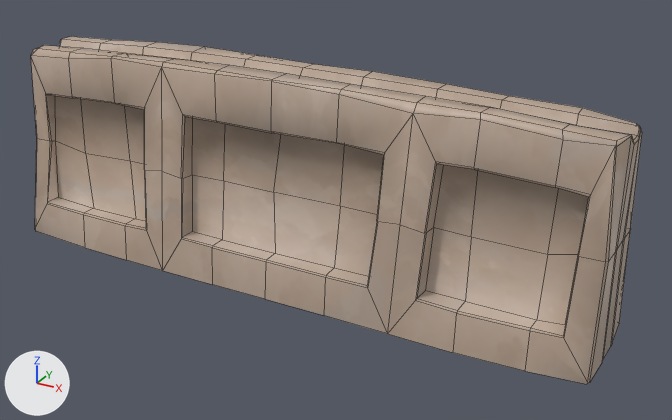
A saved change to the FBX model Assets/_Graphs/Meshs/Wall/WallUV2/BRUME_WallLong.FBX.
Rendered twice from a 50 mm camera at (2.87, -4.72, 2.8) aimed at (0.24, 0.04, 0.41). Every picture has the same lights, and +X, +Y and +Z are marked at lower left. Mesh edges are drawn as thin lines.

Objects in the first picture: 'BRUME_WallLong'.
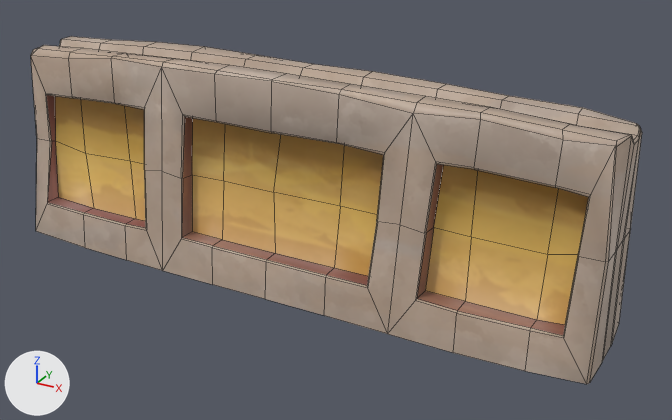
Commit message: Wip walls et autres

Changed parts and their boxes (x1, y1, x2, y2) in the pictures (672 x 420 px; the box of a moved part takes in the faces that stretch with it):
part 1 of me_plane_002, moved or reshaped
    before: (35, 139, 85, 248)
    after: (36, 139, 85, 248)
part 2 of me_plane_002, moved or reshaped
    both: (526, 256, 609, 384)
part 3 of me_plane_002, surface changed (beige to orange)
    both: (32, 41, 605, 382)

Diff of the bpy script that builds the scene:
```diff
--- a/Assets/_Graphs/Meshs/Wall/WallUV2/BRUME_WallLong.FBX.py
+++ b/Assets/_Graphs/Meshs/Wall/WallUV2/BRUME_WallLong.FBX.py
@@ me_plane_002 @@
 # used by ob_brume_walllong; location = (0.0, 0.0, 0.0)
 # verts and faces of me_plane_002; kept vertices keep their numbers, new ones are numbered from 266
 # before: 0 (-1.53, -0.4, -0.08) at pixel (85, 247), 128 (-2.02, -0.39, -0.06) at pixel (34, 229), 129 (-2.02, -0.37, -0.07) at pixel (35, 230), 130 (-2.01, -0.38, -0.07) at pixel (35, 231), 135 (-1.89, -0.26, 0.6) at pixel (49, 141)
 # before: 248 (-1.86, -0.38, 0.18) at pixel (47, 203), 249 (-1.52, -0.38, 0.16) at pixel (83, 214), 255 (-2.01, -0.26, 0.6) at pixel (36, 138), 256 (-2.02, -0.24, 0.6) at pixel (37, 137)
 # before: 4 (1.68, -0.41, -0.08) at pixel (525, 371), 131 (2.02, -0.36, -0.07) at pixel (589, 382), 132 (2.02, -0.38, -0.06) at pixel (587, 382), 133 (2.01, -0.37, -0.08) at pixel (586, 384), 136 (1.87, -0.26, 0.61) at pixel (578, 256)
 # before: 230 (1.68, -0.38, 0.16) at pixel (530, 330), 232 (1.86, -0.37, 0.17) at pixel (563, 337), 234 (2.02, -0.23, 0.6) at pixel (608, 261), 235 (2.0, -0.24, 0.6) at pixel (605, 261)
-me_plane_002.from_pydata(...)  # 266 vertices, 250 faces; spans x -2.03..2.03, y -0.42..0.43, z -0.09..1.3
+me_plane_002.from_pydata(...)  # 264 vertices, 248 faces; spans x -2.03..2.03, y -0.42..0.43, z -0.09..1.3
+# me_plane_002 part 1
+delete_vertices([128])  # with the faces that use them
+faces += [(130, 248, 135, 255), (0, 249, 248, 130), (129, 130, 255, 256)]
+# me_plane_002 part 2
+delete_vertices([132])  # with the faces that use them
+faces += [(4, 133, 232, 230), (133, 235, 136, 232), (131, 234, 235, 133)]
+# me_plane_002 part 3: 241 kept faces spanning x -2.03..2.03, y -0.42..0.43, z -0.09..1.3 get new texture (UV) coordinates
 me_plane_002.materials.append(mat_m_detailtable)
```
